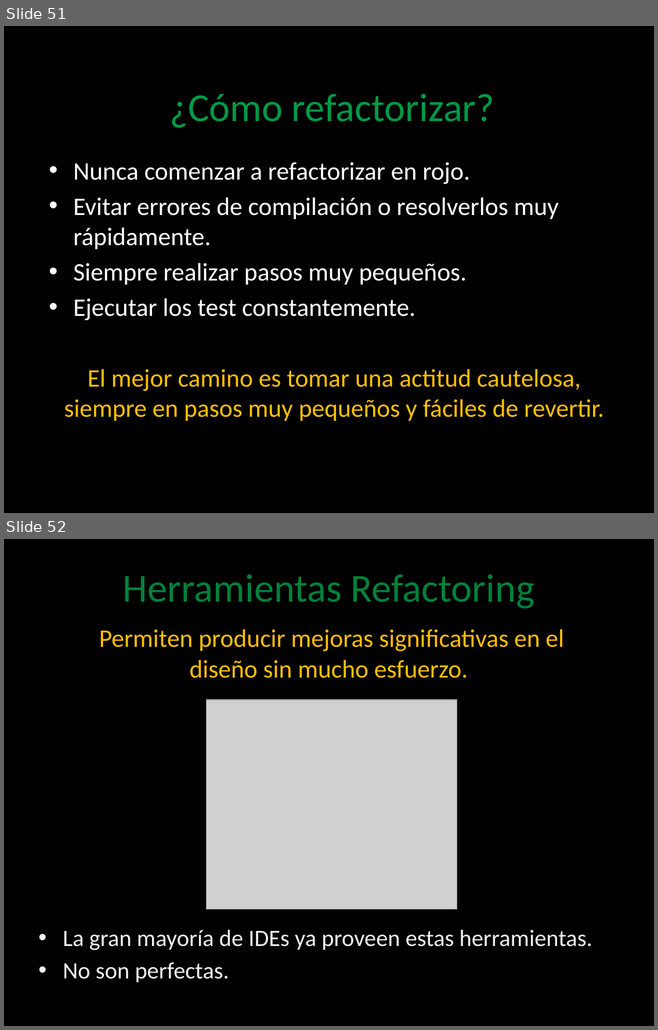
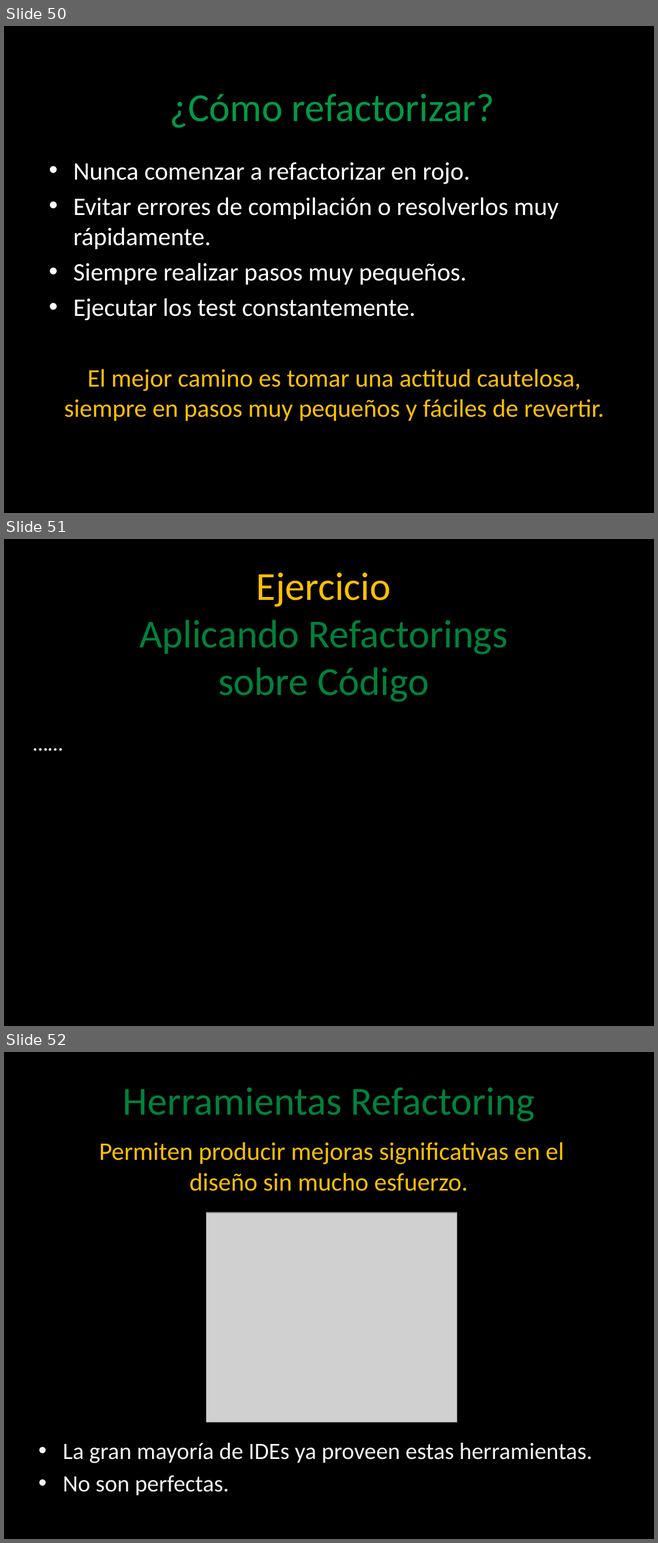
Before and after one commit to angelnunezsalazar/Code-Smells-and-Refactoring, a slide deck: Diapositivas/Code Smells and Refactoring.pptx. Shown one above the other, each under a label of ours: slides 51 and 52 before the commit, slides 50, 51 and 52 after it. The pictures are 658x1030 and 658x1543 pixels, drawn with LibreOffice and Linux fonts; fonts in the diff are those of the drawing; grey boxes stand for pictures; background and template pictures are left out. Boxes give left, top, right and bottom in pixels: in the first picture for what was removed or moved away, otherwise in the second. Text is boxed around its words. In the diff, an @@ line names an element or a change of style, - is before the commit and + after.

Commit message:
Ejercicios: - Refuctoring - Inverse Refactoring

```diff
--- a/Diapositivas/Code Smells and Refactoring.pptx
+++ b/Diapositivas/Code Smells and Refactoring.pptx
@@ slide 51 added at [4, 539, 654, 1026], background picture (left out) @@
@@ title added at [139, 573, 507, 702], 44 pt, text #00823B @@
+Ejercicio
+Aplicando Refactorings
+sobre Código
@@ text added at [27, 726, 630, 759], 24 pt, text #FFFFFF, italic @@
+……
@@ what was slide 51 is now slide 50 @@
```
Also in this commit, not shown: 2 other slides added, 1 slide removed, 9 other files.
